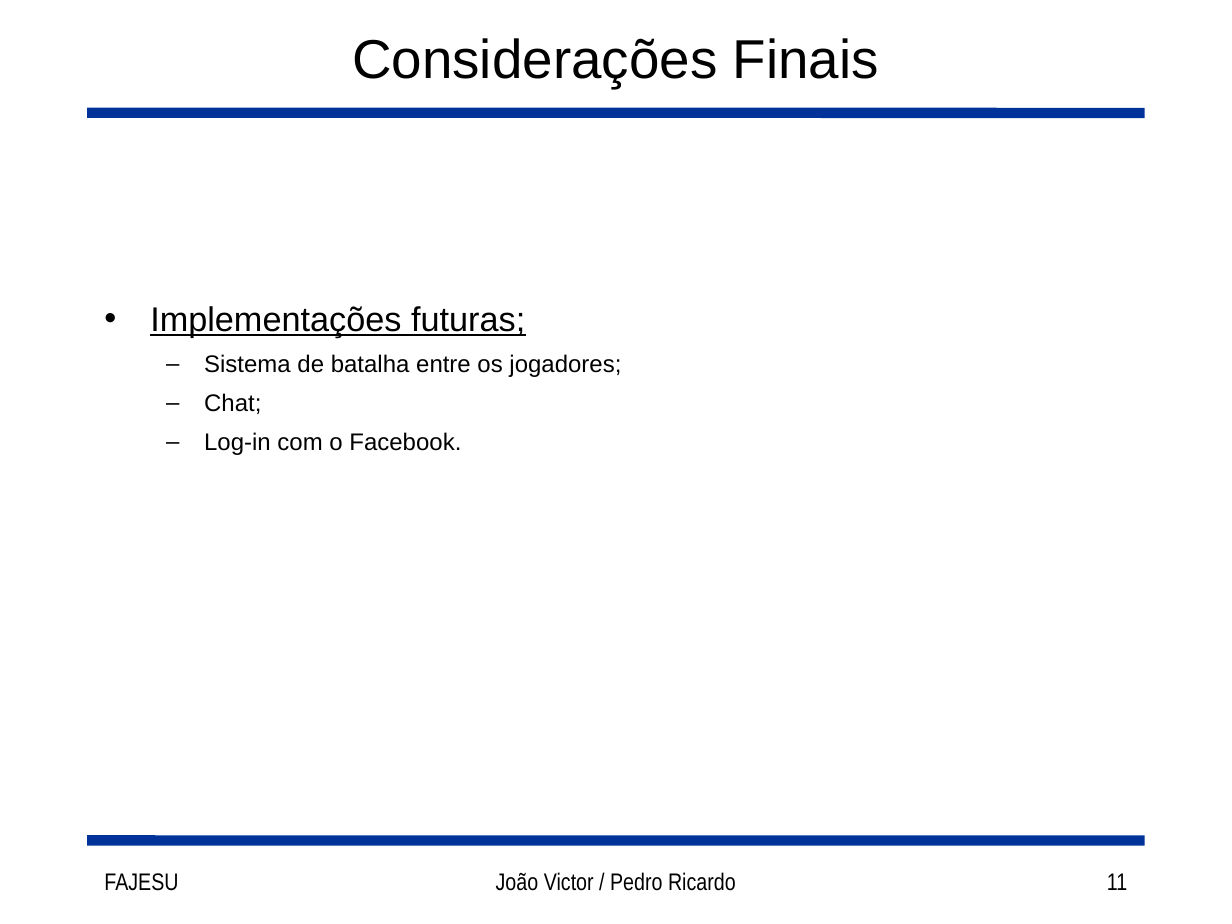
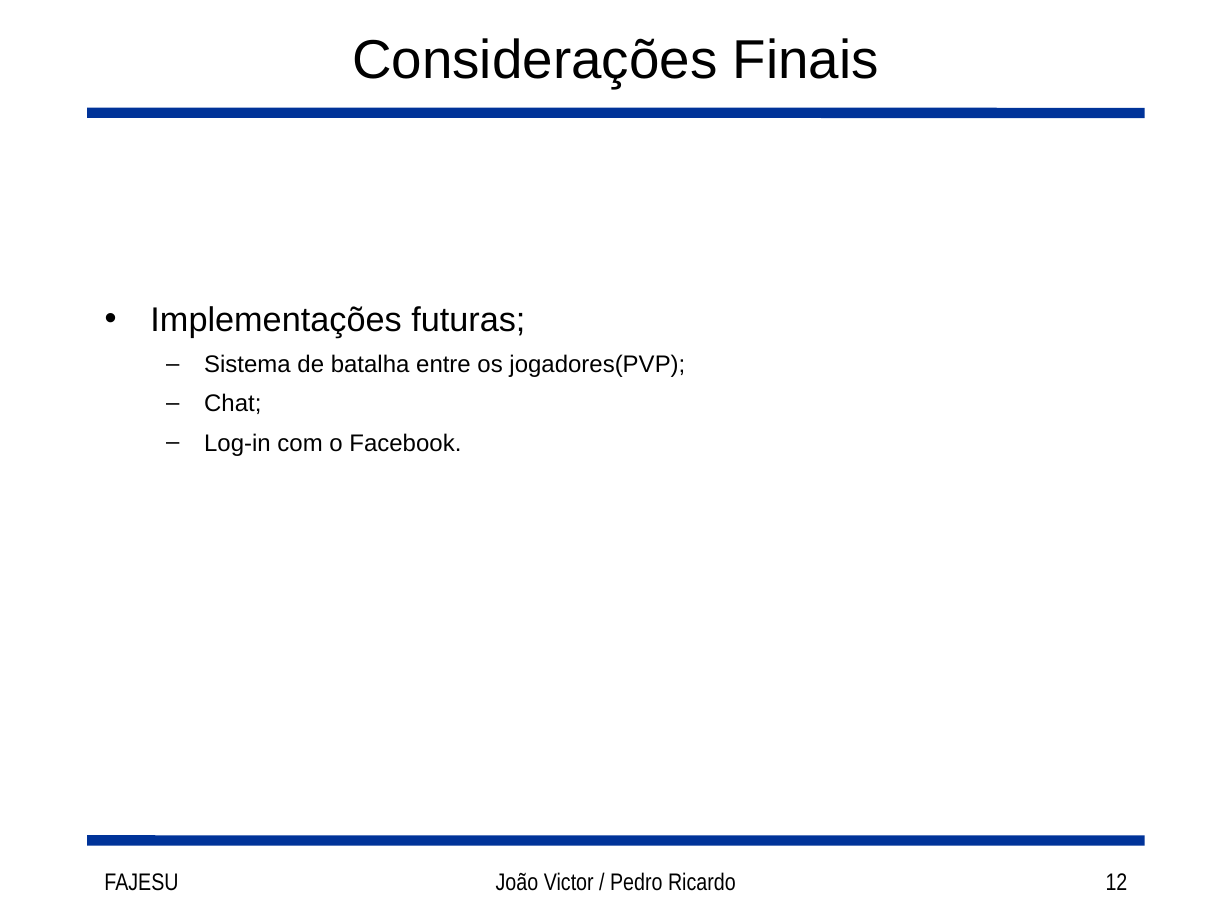
Before and after one commit to joaorocha/tcc-got-v1, a slide deck: slide 12 of docs/Slides.ppt (slide 11 before the commit). Drawn at 1232x924 pixels with LibreOffice and Linux fonts; fonts in the diff are those of the drawing. Boxes give left, top, right and bottom in pixels: in the first picture for what was removed or moved away, otherwise in the second. Text is boxed around its words. In the diff, an @@ line names an element or a change of style, - is before the commit and + after.

```diff
--- a/docs/Slides.ppt
+++ b/docs/Slides.ppt
@@ text at [150, 306, 525, 338]: underline off in "Implementações futuras;" @@
@@ text at [204, 354, 685, 377]: text changed @@
-  – Sistema de batalha entre os jogadores;
+  – Sistema de batalha entre os jogadores(PVP);
@@ page number at [1106, 873, 1128, 890]: text changed @@
-11
+12
```
Also in this commit, not shown: 9 other slides changed, 1 slide added.
